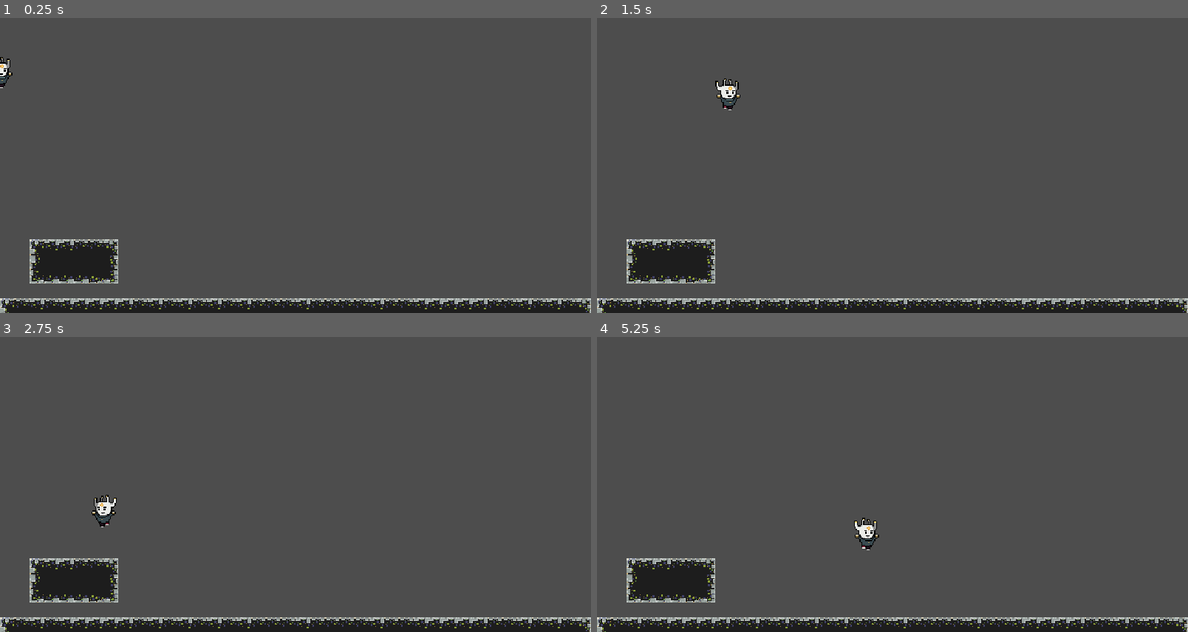
Above: before the commit, frames 1-4 (two rows, left to right).
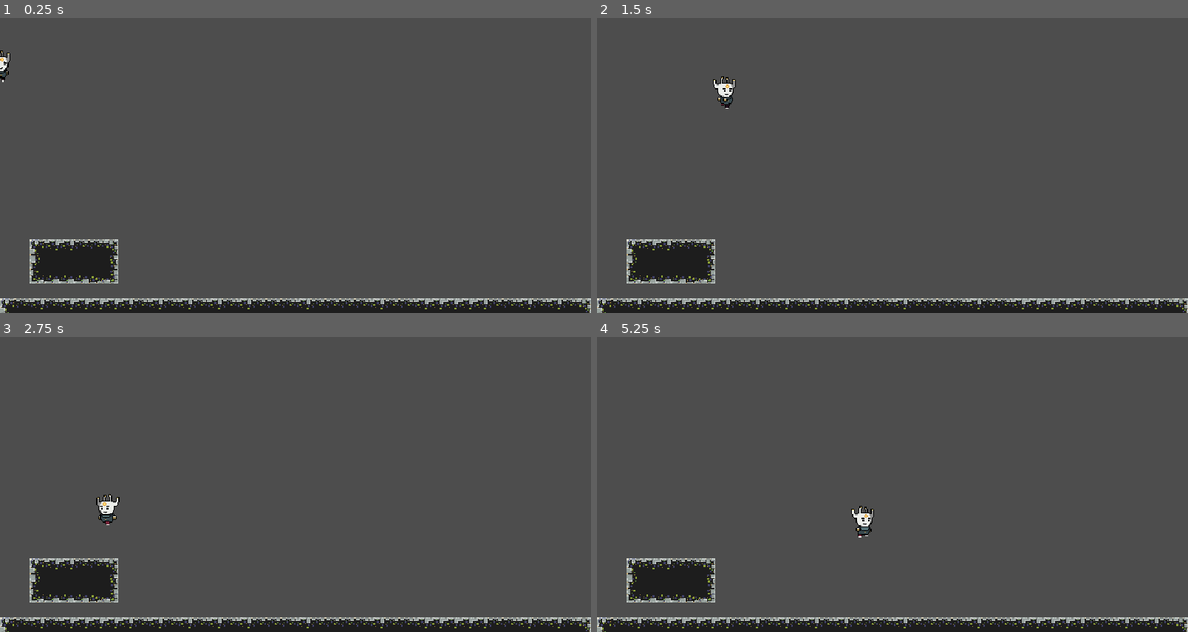
Above: after the commit, the same moments.

Repository: BugzTheBunny/GodotMetroidvania
Game: Godot game, scene res://Scenes/main.tscn
The game is run twice, just before and just after one commit, with the same random seed, the same clock (stepped at 60 frames per second) and the same inputs.
Inputs:
- Up to frame 1 (0.25 s): no input
- Up to frame 2 (1.5 s): hold D (right) from 0.53 s (still down); tap E (action) at 0.6 s; tap Space (jump) at 0.77, 0.8, 1.07, 1.35 s
- Up to frame 3 (2.75 s): tap Space (jump) at 1.52, 1.82, 2.3 s; tap E (action) at 1.55, 2.1 s; release D (right) at 2.03 s; hold A (left) from 2.03 s (still down)
- Up to frame 4 (5.25 s): release A (left) at 2.78 s; hold D (right) 2.78-4.28 s; tap E (action) at 2.85, 4.35, 5.1 s; tap Space (jump) at 3.02, 3.32, 3.6, 3.77, 4.07, 4.52, 4.82 s; hold A (left) 4.28-5.03 s; hold D (right) from 5.03 s (still down)

The runs differ from the first frame. In frame 1, 0.1% of the frame differs, in the area x 0-3%, y 11-24%; in frame 2, 0.3%; in frame 3, 0.2%; in frame 4, 0.4%, in the area x 43-48%, y 57-73%.

Commit message:
working on a state machine

Diff:
--- a/Actors/player/player.gd
+++ b/Actors/player/player.gd
@@ -1,27 +1,32 @@
 extends CharacterBody2D
 class_name Player
 
+@export var movement_component : PlayerMovementComponent
 @export var state_machine : PlayerStateMachine
 
+@onready var animation_tree : AnimationTree = $AnimationTree
 @onready var animation_player : AnimationPlayer = $AnimationPlayer
 @onready var sprite : Sprite2D = $Sprite2D
 @onready var hurtbox : Area2D = %Hurtbox
 
 func _ready():
 	$Hurtbox/CollisionShape2D.disabled = true
-	state_machine = $StateMachine
+	animation_tree.active = true
 
-func _process(delta):
+func _physics_process(delta):
+	movement_component.handle_sprite_facing = true
+	animation_tree.set("parameters/Move/blend_position",movement_component.movement_axis)
 	handle_sprite()
 	handle_sword()
 	move_and_slide()
 
+func can_move() -> bool:
+	return state_machine.current_state.can_move
+
 func handle_sprite():
 	if velocity.x > 0 :
-		sprite.flip_h = false
 		hurtbox.rotation_degrees = 0
 	elif velocity.x < 0 :
-		sprite.flip_h = true
 		hurtbox.rotation_degrees = 180
 
 func handle_sword():
--- a/Actors/player/player.tscn
+++ b/Actors/player/player.tscn
@@ -1,17 +1,51 @@
-[gd_scene load_steps=17 format=3 uid="uid://c7k5vytwiba26"]
+[gd_scene load_steps=25 format=3 uid="uid://c7k5vytwiba26"]
 
 [ext_resource type="Texture2D" uid="uid://c3warf61q1bow" path="res://assets/Player2.png" id="1_yoxe8"]
 [ext_resource type="Script" path="res://Actors/player/player.gd" id="1_yq83t"]
-[ext_resource type="PackedScene" uid="uid://buqp0sbqt656q" path="res://Scripts/StateMachines/player_state_machine/state_machine.tscn" id="2_g258o"]
-[ext_resource type="PackedScene" uid="uid://cmvh88w35qhsm" path="res://Scripts/StateMachines/player_state_machine/States/ground.tscn" id="3_q6hhd"]
+[ext_resource type="PackedScene" uid="uid://bsh3cf26dydtf" path="res://Scripts/StateMachines/player_state_machine/player_state_machine.tscn" id="2_xk3ip"]
+[ext_resource type="Script" path="res://Scripts/StateMachines/player_state_machine/States/ground_state.gd" id="3_hf7ve"]
+[ext_resource type="Script" path="res://Scripts/StateMachines/player_state_machine/States/air_state.gd" id="4_pkk8p"]
 [ext_resource type="PackedScene" uid="uid://b7m3f0u7ojdk3" path="res://Components/Player/movement_component.tscn" id="4_sqth6"]
 [ext_resource type="PackedScene" uid="uid://cw510wouefcj0" path="res://Components/Actors/velocity_component.tscn" id="5_0asbe"]
+[ext_resource type="Script" path="res://Scripts/StateMachines/player_state_machine/States/landing_state.gd" id="5_bj78c"]
 
 [sub_resource type="CapsuleShape2D" id="CapsuleShape2D_cjaiq"]
 
-[sub_resource type="Animation" id="Animation_4no3x"]
-resource_name = "Dead"
+[sub_resource type="RectangleShape2D" id="RectangleShape2D_oexb7"]
+size = Vector2(21, 39)
+
+[sub_resource type="AnimationNodeAnimation" id="AnimationNodeAnimation_k5xbk"]
+animation = &"idle"
+
+[sub_resource type="AnimationNodeAnimation" id="AnimationNodeAnimation_3sute"]
+animation = &"run"
+
+[sub_resource type="AnimationNodeAnimation" id="AnimationNodeAnimation_lrdvr"]
+animation = &"run"
+
+[sub_resource type="AnimationNodeBlendSpace1D" id="AnimationNodeBlendSpace1D_oes3m"]
+blend_point_0/node = SubResource("AnimationNodeAnimation_k5xbk")
+blend_point_0/pos = 0.0
+blend_point_1/node = SubResource("AnimationNodeAnimation_3sute")
+blend_point_1/pos = 1.0
+blend_point_2/node = SubResource("AnimationNodeAnimation_lrdvr")
+blend_point_2/pos = -1.0
+blend_mode = 1
+
+[sub_resource type="AnimationNodeStateMachineTransition" id="AnimationNodeStateMachineTransition_ppyki"]
+advance_mode = 2
+
+[sub_resource type="AnimationNodeStateMachine" id="AnimationNodeStateMachine_3jlhd"]
+states/Move/node = SubResource("AnimationNodeBlendSpace1D_oes3m")
+states/Move/position = Vector2(349, 100)
+transitions = ["Start", "Move", SubResource("AnimationNodeStateMachineTransition_ppyki")]
+
+[sub_resource type="AnimationNodeStateMachinePlayback" id="AnimationNodeStateMachinePlayback_2sf75"]
+
+[sub_resource type="Animation" id="Animation_2rlry"]
+resource_name = "idle"
 length = 0.5
+loop_mode = 1
 tracks/0/type = "value"
 tracks/0/imported = false
 tracks/0/enabled = true
@@ -22,11 +56,59 @@
 "times": PackedFloat32Array(0, 0.1, 0.2, 0.3, 0.4),
 "transitions": PackedFloat32Array(1, 1, 1, 1, 1),
 "update": 1,
-"values": [20, 21, 22, 23, 24]
-}
-
-[sub_resource type="Animation" id="Animation_16tsn"]
-resource_name = "Fall"
+"values": [0, 1, 2, 3, 4]
+}
+
+[sub_resource type="Animation" id="Animation_wqyws"]
+length = 0.001
+tracks/0/type = "value"
+tracks/0/imported = false
+tracks/0/enabled = true
+tracks/0/path = NodePath("Sprite2D:frame")
+tracks/0/interp = 1
+tracks/0/loop_wrap = true
+tracks/0/keys = {
+"times": PackedFloat32Array(0),
+"transitions": PackedFloat32Array(1),
+"update": 1,
+"values": [0]
+}
+
+[sub_resource type="Animation" id="Animation_ypbsr"]
+resource_name = "run"
+length = 0.6
+loop_mode = 1
+tracks/0/type = "value"
+tracks/0/imported = false
+tracks/0/enabled = true
+tracks/0/path = NodePath("Sprite2D:frame")
+tracks/0/interp = 1
+tracks/0/loop_wrap = true
+tracks/0/keys = {
+"times": PackedFloat32Array(0, 0.1, 0.2, 0.3, 0.4, 0.5),
+"transitions": PackedFloat32Array(1, 1, 1, 1, 1, 1),
+"update": 1,
+"values": [6, 7, 8, 9, 10, 13]
+}
+
+[sub_resource type="Animation" id="Animation_vto1e"]
+resource_name = "sword"
+length = 0.4
+tracks/0/type = "value"
+tracks/0/imported = false
+tracks/0/enabled = true
+tracks/0/path = NodePath("Sprite2D:frame")
+tracks/0/interp = 1
+tracks/0/loop_wrap = true
+tracks/0/keys = {
+"times": PackedFloat32Array(0, 0.1, 0.2, 0.3),
+"transitions": PackedFloat32Array(1, 1, 1, 1),
+"update": 1,
+"values": [14, 15, 16, 17]
+}
+
+[sub_resource type="Animation" id="Animation_3vgrw"]
+resource_name = "jump"
 length = 0.1
 loop_mode = 1
 tracks/0/type = "value"
@@ -42,135 +124,49 @@
 "values": [19]
 }
 
-[sub_resource type="Animation" id="Animation_tgwqy"]
-resource_name = "Idle"
-length = 0.7
-loop_mode = 1
-tracks/0/type = "value"
-tracks/0/imported = false
-tracks/0/enabled = true
-tracks/0/path = NodePath("Sprite2D:frame")
-tracks/0/interp = 1
-tracks/0/loop_wrap = true
-tracks/0/keys = {
-"times": PackedFloat32Array(0, 0.1, 0.2, 0.3, 0.4, 0.5, 0.6),
-"transitions": PackedFloat32Array(1, 1, 1, 1, 1, 1, 1),
-"update": 1,
-"values": [0, 1, 1, 2, 3, 4, 5]
-}
-
-[sub_resource type="Animation" id="Animation_fmost"]
-resource_name = "Jump"
-length = 0.1
-loop_mode = 1
-tracks/0/type = "value"
-tracks/0/imported = false
-tracks/0/enabled = true
-tracks/0/path = NodePath("Sprite2D:frame")
-tracks/0/interp = 1
-tracks/0/loop_wrap = true
-tracks/0/keys = {
-"times": PackedFloat32Array(0),
-"transitions": PackedFloat32Array(1),
-"update": 1,
-"values": [19]
-}
-
-[sub_resource type="Animation" id="Animation_nb35h"]
-length = 0.001
-tracks/0/type = "value"
-tracks/0/imported = false
-tracks/0/enabled = true
-tracks/0/path = NodePath("Sprite2D:frame")
-tracks/0/interp = 1
-tracks/0/loop_wrap = true
-tracks/0/keys = {
-"times": PackedFloat32Array(0),
-"transitions": PackedFloat32Array(1),
-"update": 1,
-"values": [1]
-}
-tracks/1/type = "value"
-tracks/1/imported = false
-tracks/1/enabled = true
-tracks/1/path = NodePath("Hurtbox/CollisionShape2D:disabled")
-tracks/1/interp = 1
-tracks/1/loop_wrap = true
-tracks/1/keys = {
-"times": PackedFloat32Array(0),
-"transitions": PackedFloat32Array(1),
-"update": 1,
-"values": [true]
-}
-
-[sub_resource type="Animation" id="Animation_dt32n"]
-resource_name = "Sword"
-length = 0.4
-tracks/0/type = "value"
-tracks/0/imported = false
-tracks/0/enabled = true
-tracks/0/path = NodePath("Sprite2D:frame")
-tracks/0/interp = 1
-tracks/0/loop_wrap = true
-tracks/0/keys = {
-"times": PackedFloat32Array(0, 0.1, 0.2, 0.3),
-"transitions": PackedFloat32Array(1, 1, 1, 1),
-"update": 1,
-"values": [14, 15, 16, 17]
-}
-tracks/1/type = "value"
-tracks/1/imported = false
-tracks/1/enabled = true
-tracks/1/path = NodePath("Hurtbox/CollisionShape2D:disabled")
-tracks/1/interp = 1
-tracks/1/loop_wrap = true
-tracks/1/keys = {
-"times": PackedFloat32Array(0, 0.1, 0.3),
-"transitions": PackedFloat32Array(1, 1, 1),
-"update": 1,
-"values": [true, false, true]
-}
-
-[sub_resource type="Animation" id="Animation_4ddbj"]
-resource_name = "Walk"
-length = 0.8
-loop_mode = 1
-tracks/0/type = "value"
-tracks/0/imported = false
-tracks/0/enabled = true
-tracks/0/path = NodePath("Sprite2D:frame")
-tracks/0/interp = 1
-tracks/0/loop_wrap = true
-tracks/0/keys = {
-"times": PackedFloat32Array(0, 0.1, 0.2, 0.3, 0.4, 0.5, 0.6, 0.7),
-"transitions": PackedFloat32Array(1, 1, 1, 1, 1, 1, 1, 1),
-"update": 1,
-"values": [6, 7, 8, 9, 10, 11, 12, 13]
-}
-
-[sub_resource type="AnimationLibrary" id="AnimationLibrary_m07wn"]
+[sub_resource type="Animation" id="Animation_nsbrs"]
+resource_name = "dead"
+length = 0.5
+tracks/0/type = "value"
+tracks/0/imported = false
+tracks/0/enabled = true
+tracks/0/path = NodePath("Sprite2D:frame")
+tracks/0/interp = 1
+tracks/0/loop_wrap = true
+tracks/0/keys = {
+"times": PackedFloat32Array(0, 0.1, 0.2, 0.3, 0.4),
+"transitions": PackedFloat32Array(1, 1, 1, 1, 1),
+"update": 1,
+"values": [20, 21, 22, 23, 24]
+}
+
+[sub_resource type="AnimationLibrary" id="AnimationLibrary_l8le2"]
 _data = {
-"Dead": SubResource("Animation_4no3x"),
-"Fall": SubResource("Animation_16tsn"),
-"Idle": SubResource("Animation_tgwqy"),
-"Jump": SubResource("Animation_fmost"),
-"RESET": SubResource("Animation_nb35h"),
-"Sword": SubResource("Animation_dt32n"),
-"Walk": SubResource("Animation_4ddbj")
-}
-
-[sub_resource type="RectangleShape2D" id="RectangleShape2D_oexb7"]
-size = Vector2(21, 39)
-
-[node name="Player" type="CharacterBody2D" node_paths=PackedStringArray("state_machine")]
+"RESET": SubResource("Animation_wqyws"),
+"dead": SubResource("Animation_nsbrs"),
+"idle": SubResource("Animation_2rlry"),
+"jump": SubResource("Animation_3vgrw"),
+"run": SubResource("Animation_ypbsr"),
+"sword": SubResource("Animation_vto1e")
+}
+
+[node name="Player" type="CharacterBody2D" node_paths=PackedStringArray("movement_component", "state_machine")]
 script = ExtResource("1_yq83t")
-state_machine = NodePath("StateMachine")
-
-[node name="StateMachine" parent="." node_paths=PackedStringArray("initial_state", "animation_player") instance=ExtResource("2_g258o")]
-initial_state = NodePath("Ground")
-animation_player = NodePath("../AnimationPlayer")
-
-[node name="Ground" parent="StateMachine" instance=ExtResource("3_q6hhd")]
+movement_component = NodePath("MovementComponent")
+state_machine = NodePath("PlayerStateMachine")
+
+[node name="PlayerStateMachine" parent="." node_paths=PackedStringArray("current_state") instance=ExtResource("2_xk3ip")]
+current_state = NodePath("Ground")
+
+[node name="Ground" type="Node" parent="PlayerStateMachine"]
+script = ExtResource("3_hf7ve")
+
+[node name="Air" type="Node" parent="PlayerStateMachine"]
+script = ExtResource("4_pkk8p")
+
+[node name="Landing" type="Node" parent="PlayerStateMachine"]
+script = ExtResource("5_bj78c")
+can_move = false
 
 [node name="MovementComponent" parent="." node_paths=PackedStringArray("velocity_component") instance=ExtResource("4_sqth6")]
 velocity_component = NodePath("../VelocityComponent")
@@ -181,24 +177,28 @@
 texture = ExtResource("1_yoxe8")
 hframes = 5
 vframes = 5
-frame = 1
 
 [node name="CollisionShape2D" type="CollisionShape2D" parent="."]
 position = Vector2(0, 1)
 shape = SubResource("CapsuleShape2D_cjaiq")
 
-[node name="AnimationPlayer" type="AnimationPlayer" parent="."]
-autoplay = "Idle"
-libraries = {
-"": SubResource("AnimationLibrary_m07wn")
-}
-
 [node name="Hurtbox" type="Area2D" parent="."]
 unique_name_in_owner = true
 rotation = -3.14159
 
 [node name="CollisionShape2D" type="CollisionShape2D" parent="Hurtbox"]
-position = Vector2(22.5, -0.5)
+position = Vector2(22, -5.57899e-05)
 shape = SubResource("RectangleShape2D_oexb7")
 disabled = true
 debug_color = Color(0.984314, 0, 0.337255, 0.419608)
+
+[node name="AnimationTree" type="AnimationTree" parent="."]
+tree_root = SubResource("AnimationNodeStateMachine_3jlhd")
+anim_player = NodePath("../AnimationPlayer")
+parameters/playback = SubResource("AnimationNodeStateMachinePlayback_2sf75")
+parameters/Move/blend_position = 0
+
+[node name="AnimationPlayer" type="AnimationPlayer" parent="."]
+libraries = {
+"": SubResource("AnimationLibrary_l8le2")
+}
--- a/Components/Player/movement_component.gd
+++ b/Components/Player/movement_component.gd
@@ -5,16 +5,33 @@
 @export var gravity : float = 30
 @export var jump_velocity : float = 600
 
+@export var handle_sprite_facing = false :
+	get:
+		return handle_sprite_facing
+	set(value):
+		handle_sprite_facing = value
+
+var player : Player
 var movement_axis : float = 0
-
 var is_double_jumped : bool = false
 
+func _ready():
+	player = get_parent() as Player
+
 func _physics_process(delta):
+	if handle_sprite_facing:
+		handle_sprite_facing_direction()
 	handle_movement(delta)
 	handle_gravity()
 	handle_jump()
 	handle_double_jump()
 	reset_double_jump()
+
+func handle_sprite_facing_direction():
+	if owner.velocity.x > 0 :
+		owner.sprite.flip_h = false
+	elif owner.velocity.x < 0 :
+		owner.sprite.flip_h = true
 
 func reset_double_jump():
 	if owner.is_on_floor():
@@ -22,24 +39,20 @@
 
 func handle_movement(delta):
 	movement_axis = Input.get_axis("left","right")
-	if movement_axis:
+	if movement_axis and player.can_move():
 		owner.velocity.x = velocity_component.speed * sign(movement_axis)
-		owner.animation_player.play("Walk")
 	else:
 		owner.velocity.x = move_toward(owner.velocity.x, 0, velocity_component.speed)
 
 func handle_double_jump():
 	if !is_double_jumped and Input.is_action_just_pressed("jump") and !owner.is_on_floor():
 		is_double_jumped = true
-		owner.animation_player.play("Jump")
 		owner.velocity.y =- jump_velocity
 
 func handle_jump():
 	if Input.is_action_just_pressed("jump") and owner.is_on_floor():
-		owner.animation_player.play("Jump")
 		owner.velocity.y =- jump_velocity
 
 func handle_gravity():
 	if !owner.is_on_floor():
 		owner.velocity.y += gravity
-		owner.animation_player.play("Fall")
--- a/Scripts/StateMachines/player_state_machine/State.gd
+++ b/Scripts/StateMachines/player_state_machine/State.gd
@@ -1,25 +1,6 @@
 extends Node
 class_name State
 
-@export var can_move : bool = true
-
-func _physics_process(delta):
-	_to_physic_proccess(delta)
-
-func _to_physic_proccess(delta):
-	pass
-
-func _unhandled_input(event):
-	pass
-
-func update():
-	pass
-
-func enter():
-	pass
-
-func exit():
-	pass
-
-func _enter_tree():
-	print("loaded: " + self.name + " state")
+@export var can_move : bool = true :
+	get: return can_move
+	set(value): can_move = value
--- a/Scripts/StateMachines/player_state_machine/StateMachine.gd
+++ /dev/null
@@ -1,28 +0,0 @@
-extends Node
-class_name PlayerStateMachine
-
-@export var states : Array[State]
-@export var initial_state : State
-@export var animation_player : AnimationPlayer
-
-signal transitioned(state: State)
-
-var current_state : State
-
-func _ready():
-	_load_states()
-	_enter_initial_state()
-
-func _load_states():
-	for child in get_children():
-		if child is State:
-			states.append(child)
-		else:
-			print(child.name + " Is not a state")
-
-func _enter_initial_state():
-	initial_state.enter()
-
-func on_transitioned(new_state: State):
-	print(new_state.name)
-	current_state = new_state
--- /dev/null
+++ b/Scripts/StateMachines/player_state_machine/States/air_state.gd
@@ -0,0 +1,2 @@
+extends State
+class_name AirState
--- a/Scripts/StateMachines/player_state_machine/States/ground.gd
+++ /dev/null
@@ -1,20 +0,0 @@
-extends State
-class_name GroundState
-
-var parent : PlayerStateMachine
-var player : CharacterBody2D
-
-func _ready():
-	parent = get_parent()
-	player = parent.get_parent()
-	parent.transitioned.connect(enter.bind(self))
-
-
-func _to_physic_proccess(delta):
-	if player.is_on_floor():
-		parent.animation_player.play("Idle")
-
-func enter():
-	pass
-func exit():
-	pass
--- a/Scripts/StateMachines/player_state_machine/States/ground.tscn
+++ /dev/null
@@ -1,6 +0,0 @@
-[gd_scene load_steps=2 format=3 uid="uid://cmvh88w35qhsm"]
-
-[ext_resource type="Script" path="res://Scripts/StateMachines/player_state_machine/States/ground.gd" id="1_s6hhn"]
-
-[node name="Ground" type="Node"]
-script = ExtResource("1_s6hhn")
--- /dev/null
+++ b/Scripts/StateMachines/player_state_machine/States/ground_state.gd
@@ -0,0 +1,2 @@
+extends State
+class_name GroundState
--- /dev/null
+++ b/Scripts/StateMachines/player_state_machine/States/landing_state.gd
@@ -0,0 +1,2 @@
+extends State
+class_name LandingState
--- /dev/null
+++ b/Scripts/StateMachines/player_state_machine/player_state_machine.gd
@@ -0,0 +1,21 @@
+extends Node
+class_name PlayerStateMachine
+
+@export var current_state : State
+
+var states : Array[State]
+
+func _ready():
+	setup_states()
+
+func setup_states():
+	for child in get_children():
+		if child is State:
+			states.append(child)
+
+			# MovementComponent
+
+			# Animation Tree
+
+		else:
+			push_warning(child.name + " is not a State")
--- /dev/null
+++ b/Scripts/StateMachines/player_state_machine/player_state_machine.tscn
@@ -0,0 +1,6 @@
+[gd_scene load_steps=2 format=3 uid="uid://bsh3cf26dydtf"]
+
+[ext_resource type="Script" path="res://Scripts/StateMachines/player_state_machine/player_state_machine.gd" id="1_kqexo"]
+
+[node name="PlayerStateMachine" type="Node"]
+script = ExtResource("1_kqexo")
--- a/Scripts/StateMachines/player_state_machine/state_machine.tscn
+++ /dev/null
@@ -1,6 +0,0 @@
-[gd_scene load_steps=2 format=3 uid="uid://buqp0sbqt656q"]
-
-[ext_resource type="Script" path="res://Scripts/StateMachines/player_state_machine/StateMachine.gd" id="1_ul4t0"]
-
-[node name="StateMachine" type="Node"]
-script = ExtResource("1_ul4t0")
